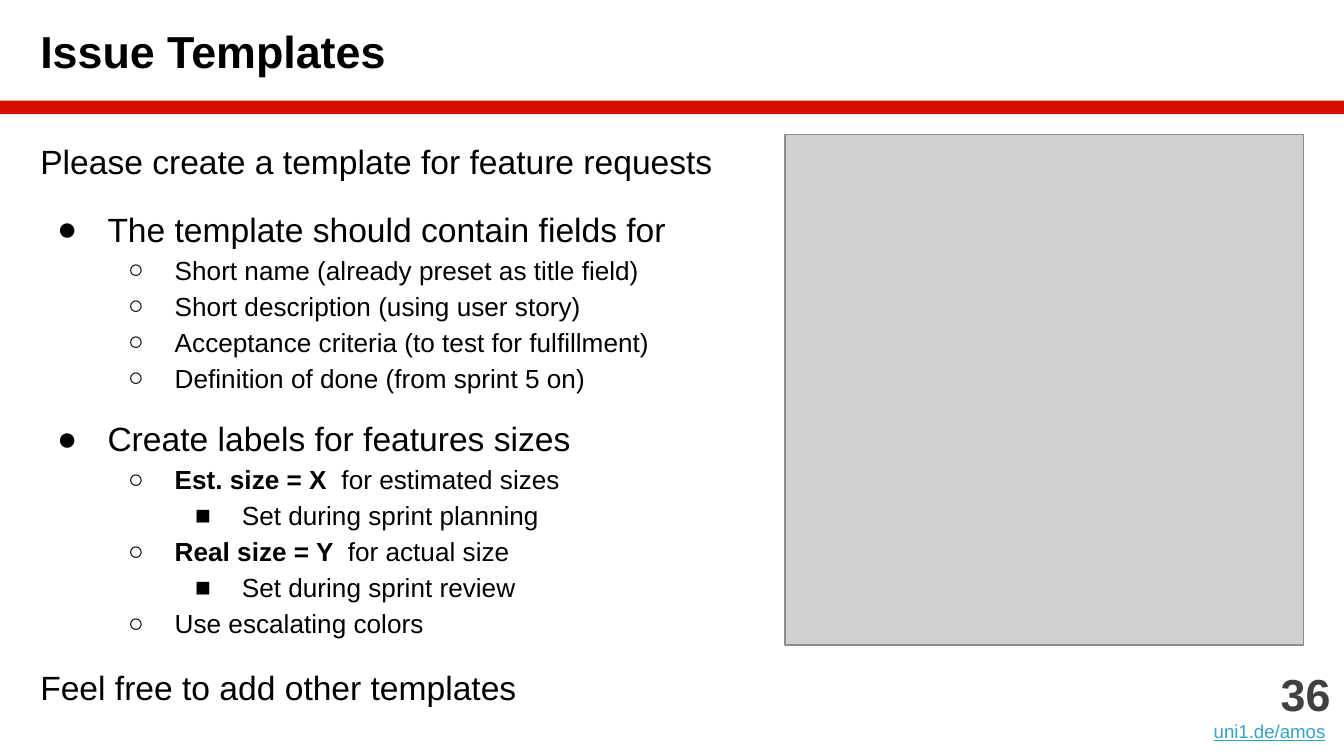
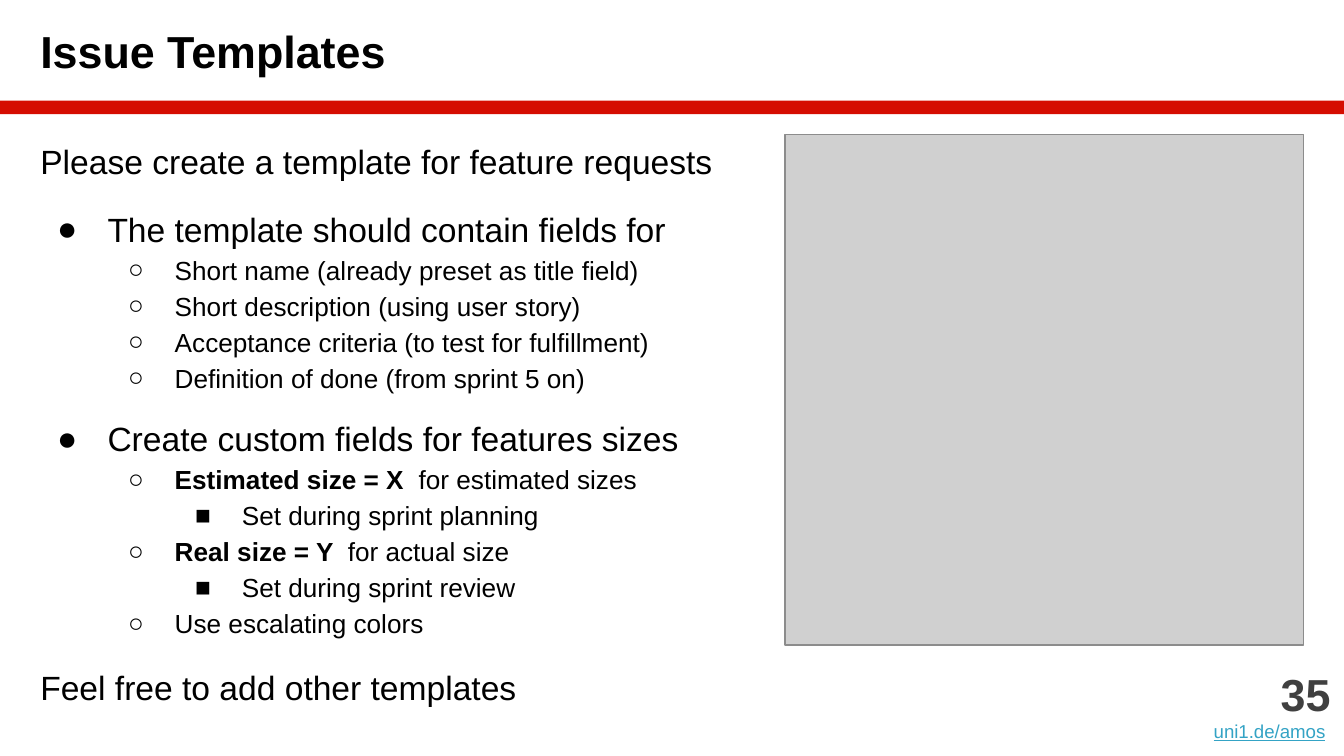
Before and after one commit to dirkriehle/amos-course, a slide deck: slide 35 of Lecture slides/AMOS B01 - Team and Tools.pptx (slide 36 before the commit). Drawn at 1344x756 pixels with LibreOffice and Linux fonts; fonts in the diff are those of the drawing; grey boxes stand for pictures. Boxes give left, top, right and bottom in pixels: in the first picture for what was removed or moved away, otherwise in the second. Text is boxed around its words. In the diff, an @@ line names an element or a change of style, - is before the commit and + after.

```diff
--- a/Lecture slides/AMOS B01 - Team and Tools.pptx
+++ b/Lecture slides/AMOS B01 - Team and Tools.pptx
@@ text at (x1=108, y1=426, x2=679, y2=490): text changed @@
-● Create labels for features sizes
-  ○ Est. size = X for estimated sizes
+● Create custom fields for features sizes
+  ○ Estimated size = X for estimated sizes
@@ text at (x1=1281, y1=679, x2=1331, y2=712): text changed @@
-36
+35
```
Also in this commit, not shown: 1 slide added, 2 slides removed, 10 other files.
